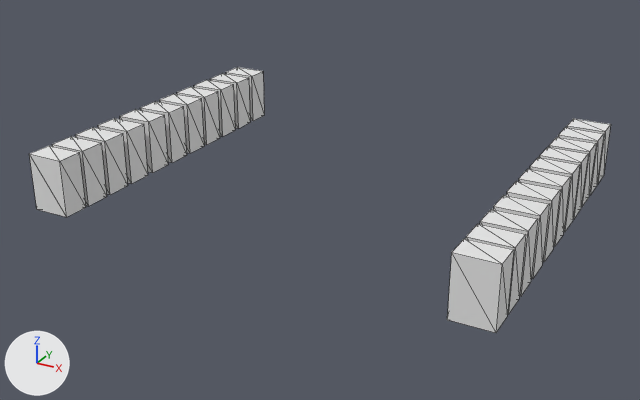
The OBJ model LevelEditor/LevelEditor/Assets/Servers.obj: old version first, new version second.
Before and after are seen from a camera (50 mm lens) standing at (20.0, -48.5, 17.2) and looking at (-0.2, -11.8, -1.2). Every picture has the same lights, and +X, +Y and +Z are marked at lower left. Mesh edges are drawn as thin lines. Where no turn or scale is listed for an object, it has been applied to the vertices. Vertices at the same position are counted once.

Names of what the first picture shows: 'Servers'.
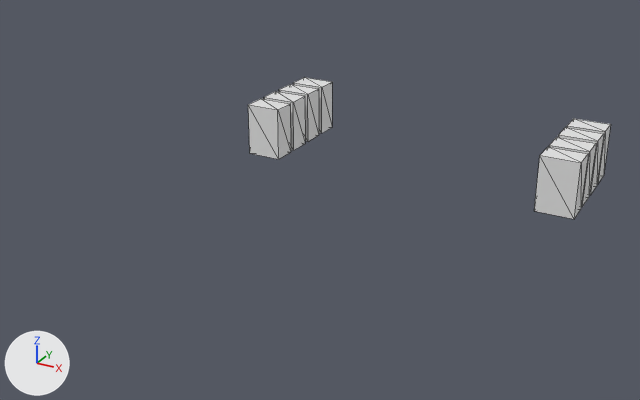
The newer file is also turned or shifted as a whole; pictures and numbers use the older file's frame.

Pixel boxes [x1, y1, x2, y2] of what changed, in the pictures (640 x 400 px; the box of a moved part takes in the faces that stretch with it):
'Servers', reshaped (38% narrower, 46% shorter)
    before: [29, 67, 611, 333]
    after: [248, 77, 611, 219]
part 1 of me_servers, moved or reshaped
    before: [177, 87, 220, 145]
    after: [248, 99, 291, 159]
part 2 of me_servers, moved or reshaped
    before: [194, 80, 235, 136]
    after: [264, 91, 305, 150]
part 3 of me_servers, moved or reshaped
    before: [210, 73, 250, 129]
    after: [279, 84, 319, 142]
part 4 of me_servers, moved or reshaped
    before: [226, 67, 264, 121]
    after: [293, 77, 332, 133]
part 5 of me_servers, deleted
    before: [29, 94, 580, 333]

Patch to the scene script:
```diff
--- a/LevelEditor/LevelEditor/Assets/Servers.obj.py
+++ b/LevelEditor/LevelEditor/Assets/Servers.obj.py
@@ me_servers @@
 # used by ob_servers; location = (0.0, 0.0, 0.0)
-me_servers.from_pydata(...)  # 176 vertices, 264 faces; spans x -11.9..11.9, y -19.9..-1.8, z -1.0..1.9
-me_servers.materials.append(mat_lambert9sg)  # white #e7e7e7
+me_servers.from_pydata(...)  # 64 vertices, 96 faces; spans x -6.9..11.9, y -8.2..-1.8, z -1.0..1.9
+# me_servers part 1: the loose piece of 8 vertices spanning x -11.9..-9.9, y -8.2..-6.8, z -1.0..1.9 is moved by (5.0, 0.0, 0.0)
+# me_servers part 2: the loose piece of 8 vertices spanning x -11.9..-9.9, y -6.5..-5.1, z -1.0..1.9 is moved by (5.0, 0.0, 0.0)
+# me_servers part 3: the loose piece of 8 vertices spanning x -11.9..-9.9, y -4.8..-3.4, z -1.0..1.9 is moved by (5.0, 0.0, 0.0)
+# me_servers part 4: the loose piece of 8 vertices spanning x -11.9..-9.9, y -3.1..-1.8, z -1.0..1.9 is moved by (5.0, 0.0, 0.0)
+# me_servers part 5: 14 loose pieces with 112 vertices, spanning x -11.9..11.9, y -19.9..-8.5, z -1.0..1.9, are deleted
```
